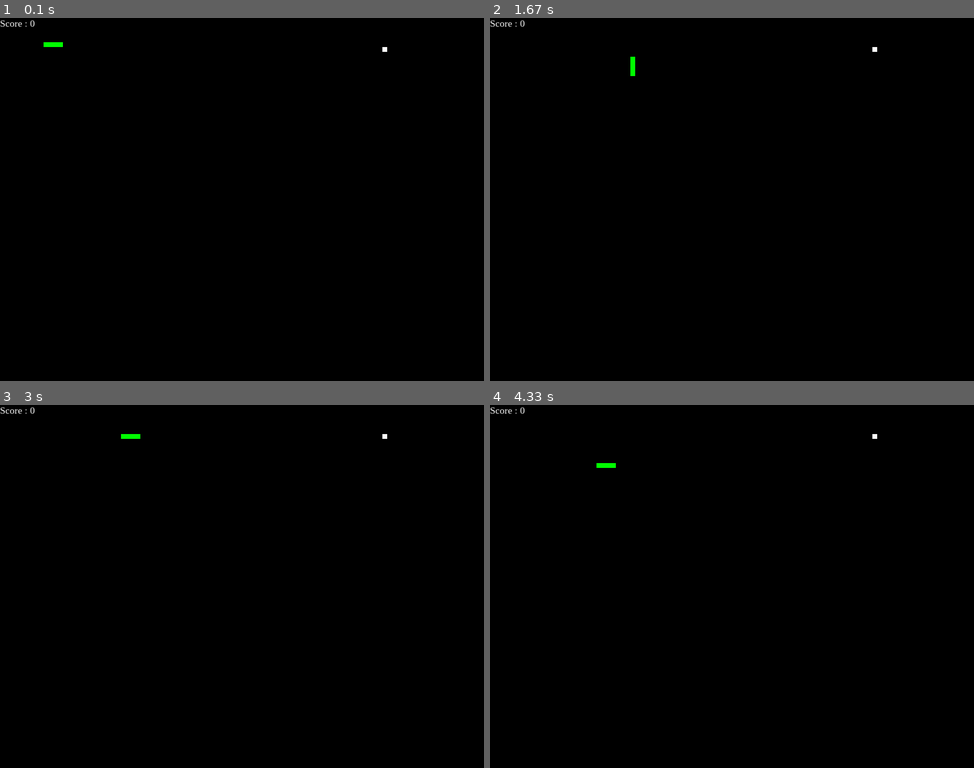
Above: before the commit, frames 1-4 (two rows, left to right).
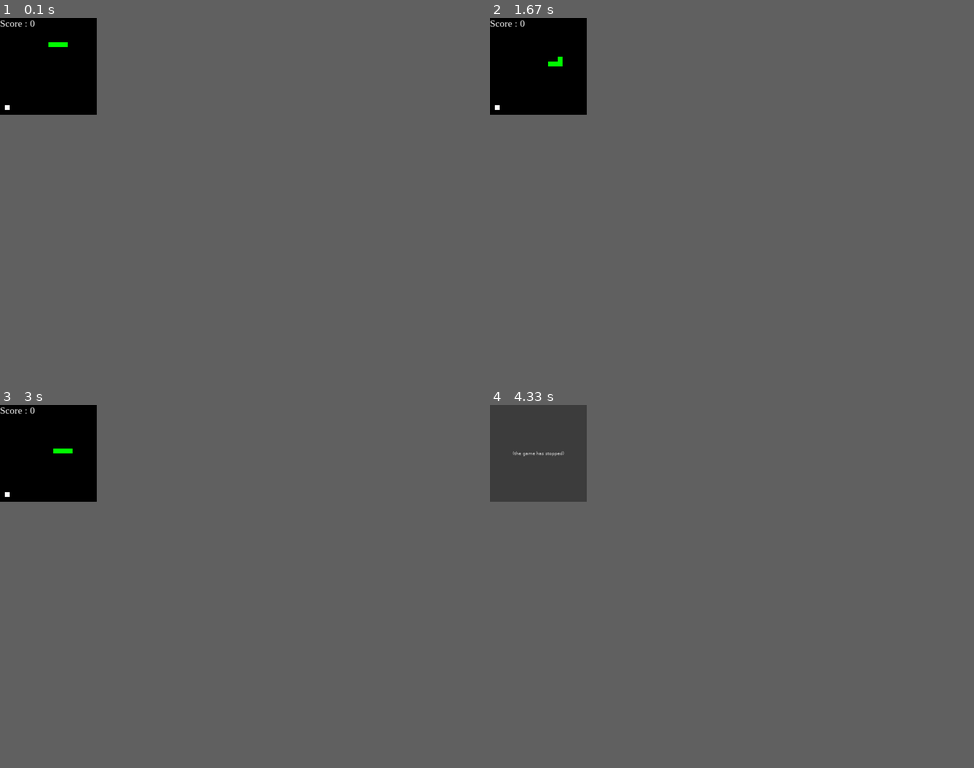
Above: after the commit, the same moments.

Repository: honigkuchenhengst/py-snake
Game: pygame game, started from main.py
Same seed, same stepped clock (60 frames per second), same inputs: the game is played once before the commit and once after it.
Inputs:
- Up to frame 1 (0.1 s): no input
- Up to frame 2 (1.67 s): tap Enter at 0.33 s; hold Left 0.67-1.2 s; hold Down from 1.23 s (still down)
- Up to frame 3 (3 s): release Down at 1.7 s; hold Left 1.73-2.13 s; hold Up 2.17-2.53 s; hold Right from 2.57 s (still down)
- Up to frame 4 (4.33 s): release Right at 3.2 s; hold Down 3.23-3.6 s; hold Left 3.63-4.1 s; hold Right from 4.13 s (still down)
In our replay, the window is 900x675 before the commit and 180x180 after it. These sizes can differ from the game's own. Grey fills any space a smaller window leaves; there, only what the larger window draws over its background counts as a difference.

The runs differ from the first frame. In frame 1, less than 0.1% of the frame differs, in the area x 1-80%, y 6-26%; in frame 2, 0.1%; in frame 3, 0.1%; in frame 4, 5.4%, in the area x 0-80%, y 0-27%.
Error after the commit: IndexError: string index out of range (main.py line 94); the game stopped at 3.2 s (later frames are placeholders)

Commit message:
OO+Rundenbasiert init

Diff:
--- /dev/null
+++ b/board.py
@@ -0,0 +1,42 @@
+import pygame
+
+class Board:
+    def __init__(self):
+        self.SCREEN_WIDTH = 200
+        self.SCREEN_HEIGHT = 200
+        self.score = 0
+
+
+    def handling_key_events(self, snake):
+        for event in pygame.event.get():
+            if event.type == pygame.KEYDOWN:
+                if event.key == pygame.K_UP:
+                    snake.change_to = 'UP'
+                if event.key == pygame.K_DOWN:
+                    snake.change_to = 'DOWN'
+                if event.key == pygame.K_LEFT:
+                    snake.change_to = 'LEFT'
+                if event.key == pygame.K_RIGHT:
+                    snake.change_to = 'RIGHT'
+
+        # If two keys pressed simultaneously
+        # we don't want snake to move into two
+        # directions simultaneously
+        if snake.change_to == 'UP' and snake.direction != 'DOWN':
+            snake.direction = 'UP'
+        if snake.change_to == 'DOWN' and snake.direction != 'UP':
+            snake.direction = 'DOWN'
+        if snake.change_to == 'LEFT' and snake.direction != 'RIGHT':
+            snake.direction = 'LEFT'
+        if snake.change_to == 'RIGHT' and snake.direction != 'LEFT':
+            snake.direction = 'RIGHT'
+
+    def moving_the_snake(self, snake):
+        if snake.direction == 'UP':
+            snake.snake_position[1] -= 10
+        if snake.direction == 'DOWN':
+            snake.snake_position[1] += 10
+        if snake.direction == 'LEFT':
+            snake.snake_position[0] -= 10
+        if snake.direction == 'RIGHT':
+            snake.snake_position[0] += 10
--- /dev/null
+++ b/food.py
@@ -0,0 +1,25 @@
+import random as rn
+
+class Food:
+    def __init__(self, width, height):
+        self.empty_space_length = 0
+        self.food_position = []
+        self.food_spawn = False
+        self.empty_space = []
+        for i in range((int)(width/10)):
+            for j in range((int)(height/10)):
+                self.empty_space.append([i*10, j*10])
+                self.empty_space_length += 1
+        self.empty_space.remove([100, 50])
+        self.empty_space.remove([90, 50])
+        self.empty_space.remove([80, 50])
+        self.empty_space.remove([70, 50])
+        self.spawn_food()
+    def spawn_food(self):
+        self.food_position = self.empty_space.pop(rn.randint(0, self.empty_space_length - 1))
+        print(self.food_position)
+        self.food_spawn = True
+
+    def update_space(self, free_tile, blocked_tile):
+        self.empty_space.append(free_tile)
+        self.empty_space.remove(blocked_tile)
--- a/main.py
+++ b/main.py
@@ -2,13 +2,24 @@
 import time
 import random
 
+from board import Board
+from food import Food
+from snake import Snake
+
 print("Wilkommen bei Sssnake!")
 
-snake_speed = 15
+board = Board()
+snake = Snake()
+food = Food(board.SCREEN_WIDTH,board.SCREEN_HEIGHT)
+key_pressed = False
 
-#screen size
-SCREEN_WIDTH = 1000
-SCREEN_HEIGHT = 750
+snake_speed = 25
+
+pygame.init()
+#window
+pygame.display.set_caption('Timon und Luca\'s Sssnake')
+screen = pygame.display.set_mode((board.SCREEN_WIDTH, board.SCREEN_HEIGHT))
+fps = pygame.time.Clock()
 
 # defining colors
 black = pygame.Color(0, 0, 0)
@@ -17,45 +28,13 @@
 green = pygame.Color(0, 255, 0)
 blue = pygame.Color(0, 0, 255)
 
-pygame.init()
-
-#window
-pygame.display.set_caption('Timon und Luca\'s Sssnake')
-screen = pygame.display.set_mode((SCREEN_WIDTH, SCREEN_HEIGHT))
-
-# FPS (frames per second) controller
-fps = pygame.time.Clock()
-
-#define snake position
-snake_position = [100, 50]
-
-#define snake body (start)
-snake_body = [
-    [100, 50],
-    [90, 50],
-    [80, 50],
-    [70, 50]
-]
-
-#futter position
-futter_position = [random.randrange(1, (SCREEN_WIDTH//10)) * 10,
-                   random.randrange(1, (SCREEN_HEIGHT//10)) * 10]
-futter_spawn = True
-
-#default snake direction
-direction = 'RIGHT'
-change_to = direction
-
-#score (start)
-score = 0
-
 def show_score(choice, color, font, size):
     # creating font object score_font
     score_font = pygame.font.SysFont(font, size)
 
     # create the display surface object
     # score_surface
-    score_surface = score_font.render('Score : ' + str(score), True, color)
+    score_surface = score_font.render('Score : ' + str(board.score), True, color)
 
     # create a rectangular object for the text surface object
     score_rect = score_surface.get_rect()
@@ -71,14 +50,14 @@
 
     # creating a text surface on which text
     # will be drawn
-    game_over_surface = my_font.render('Dein Score ist : ' + str(score), True, red)
+    game_over_surface = my_font.render('Dein Score ist : ' + str(board.score), True, red)
 
     # create a rectangular object for the text
     # surface object
     game_over_rect = game_over_surface.get_rect()
 
     # setting position of the text
-    game_over_rect.midtop = (SCREEN_WIDTH / 2, SCREEN_HEIGHT / 4)
+    game_over_rect.midtop = (board.SCREEN_WIDTH / 2, board.SCREEN_HEIGHT / 4)
 
     # blit will draw the text on screen
     screen.blit(game_over_surface, game_over_rect)
@@ -94,77 +73,75 @@
     # quit the program
     quit()
 
-
+path ="RRRRDDDDLLLLUUUURRRRDDDDLLLLUUUURRRRDDDDLLLLUUUURRRRDDDDLLLLUUUURRRRDDDDLLLLUUUU"
+pathindex = 0
 #game loop
 while True:
+    key_pressed = False
 
-    # handling key events
-    for event in pygame.event.get():
-        if event.type == pygame.KEYDOWN:
-            if event.key == pygame.K_UP:
-                change_to = 'UP'
-            if event.key == pygame.K_DOWN:
-                change_to = 'DOWN'
-            if event.key == pygame.K_LEFT:
-                change_to = 'LEFT'
-            if event.key == pygame.K_RIGHT:
-                change_to = 'RIGHT'
+    while not key_pressed:
+        #event = pygame.event.wait()
+        #if event.type == pygame.KEYDOWN:
+        #    if event.key == pygame.K_UP:
+        #        snake.snake_position[1] -= 10
+        #    if event.key == pygame.K_DOWN:
+        #        snake.snake_position[1] += 10
+        #    if event.key == pygame.K_LEFT:
+        #        snake.snake_position[0] -= 10
+        #    if event.key == pygame.K_RIGHT:
+        #        snake.snake_position[0] += 10
+        #    key_pressed = True
+        if path[pathindex] == 'U':
+            snake.snake_position[1] -= 10
+        if path[pathindex] == 'D':
+            snake.snake_position[1] += 10
+        if path[pathindex] == 'L':
+            snake.snake_position[0] -= 10
+        if path[pathindex] == 'R':
+            snake.snake_position[0] += 10
+        key_pressed = True
+        pathindex += 1
 
-    # If two keys pressed simultaneously
-    # we don't want snake to move into two
-    # directions simultaneously
-    if change_to == 'UP' and direction != 'DOWN':
-        direction = 'UP'
-    if change_to == 'DOWN' and direction != 'UP':
-        direction = 'DOWN'
-    if change_to == 'LEFT' and direction != 'RIGHT':
-        direction = 'LEFT'
-    if change_to == 'RIGHT' and direction != 'LEFT':
-        direction = 'RIGHT'
 
-    # Moving the snake
-    if direction == 'UP':
-        snake_position[1] -= 10
-    if direction == 'DOWN':
-        snake_position[1] += 10
-    if direction == 'LEFT':
-        snake_position[0] -= 10
-    if direction == 'RIGHT':
-        snake_position[0] += 10
+    # Game Over conditions
+    if snake.snake_position[0] < 0 or snake.snake_position[0] > board.SCREEN_WIDTH - 10:
+        game_over()
+    if snake.snake_position[1] < 0 or snake.snake_position[1] > board.SCREEN_HEIGHT - 10:
+        game_over()
+
+    # Touching the snake body
+    for block in snake.snake_body[1:]:
+        if snake.snake_position[0] == block[0] and snake.snake_position[1] == block[1]:
+            game_over()
+
+
+
+
+
+
 
     # Snake body growing mechanism
     # if fruits and snakes collide then scores
     # will be incremented by 10
-    snake_body.insert(0, list(snake_position))
-    if snake_position[0] == futter_position[0] and snake_position[1] == futter_position[1]:
-        score += 10
-        futter_spawn = False
+    snake.snake_body.insert(0, list(snake.snake_position))
+    if snake.snake_position[0] == food.food_position[0] and snake.snake_position[1] == food.food_position[1]:
+        board.score += 10
+        food.food_spawn = False
     else:
-        snake_body.pop()
+        food.update_space(snake.snake_body.pop(), list(snake.snake_position))
 
-    if not futter_spawn:
-        futter_position = [random.randrange(1, (SCREEN_WIDTH// 10)) * 10,
-                          random.randrange(1, (SCREEN_HEIGHT // 10)) * 10]
+    if not food.food_spawn:
+        food.spawn_food()
 
-    futter_spawn = True
     screen.fill(black)
 
-    for pos in snake_body:
+    for pos in snake.snake_body:
         pygame.draw.rect(screen, green,
                          pygame.Rect(pos[0], pos[1], 10, 10))
     pygame.draw.rect(screen, white, pygame.Rect(
-        futter_position[0], futter_position[1], 10, 10))
+        food.food_position[0], food.food_position[1], 10, 10))
 
-    # Game Over conditions
-    if snake_position[0] < 0 or snake_position[0] > SCREEN_WIDTH - 10:
-        game_over()
-    if snake_position[1] < 0 or snake_position[1] > SCREEN_HEIGHT - 10:
-        game_over()
 
-    # Touching the snake body
-    for block in snake_body[1:]:
-        if snake_position[0] == block[0] and snake_position[1] == block[1]:
-            game_over()
 
     # displaying score continuously
     show_score(1, white, 'times new roman', 20)
--- /dev/null
+++ b/snake.py
@@ -0,0 +1,13 @@
+class Snake:
+    def __init__(self):
+        self.snake_position = [100, 50]
+        self.snake_body = [
+            [100, 50],
+            [90, 50],
+            [80, 50],
+            [70, 50]
+        ]
+
+        # default snake direction
+        self.direction = 'RIGHT'
+        self.change_to = self.direction
